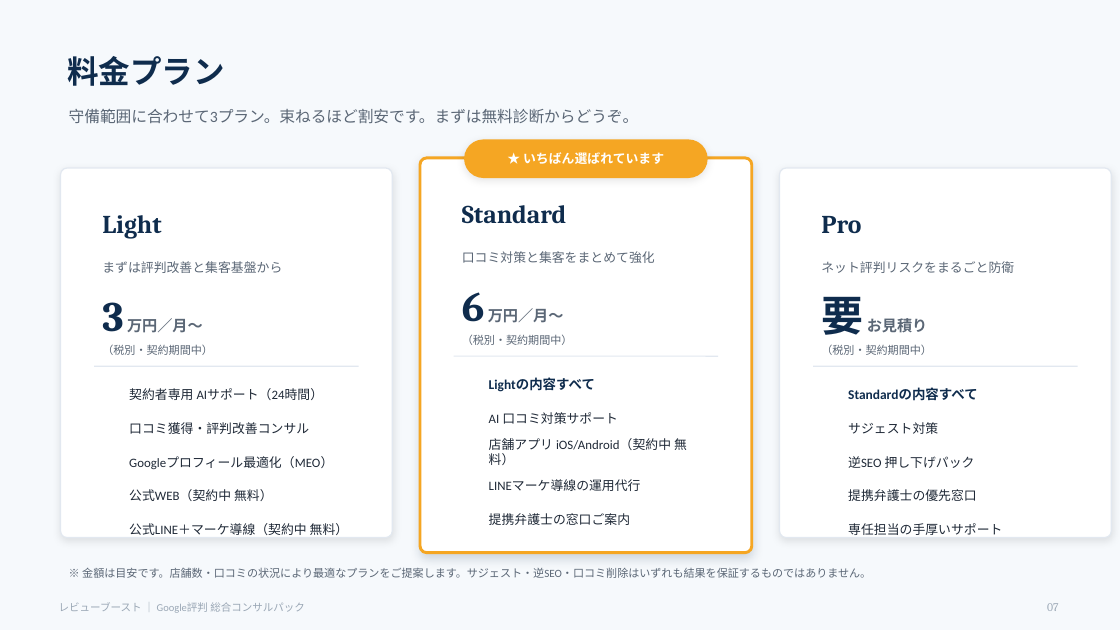
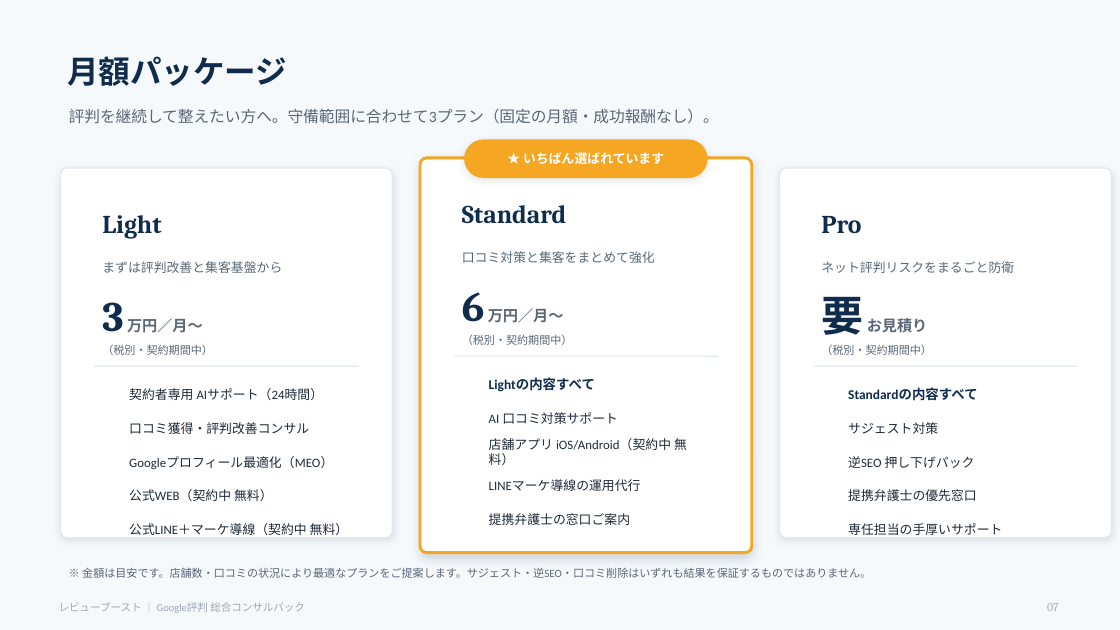
Before and after one commit to kimito-link/removal, a slide deck: slide 7 of Google評判総合コンサルパック_提案書.pptx. Drawn at 1120x630 pixels with LibreOffice and Linux fonts; fonts in the diff are those of the drawing; background and template pictures are left out. Boxes give left, top, right and bottom in pixels: in the first picture for what was removed or moved away, otherwise in the second. Text is boxed around its words. In the diff, an @@ line names an element or a change of style, - is before the commit and + after.

```diff
--- a/Google評判総合コンサルパック_提案書.pptx
+++ b/Google評判総合コンサルパック_提案書.pptx
@@ text at bbox=[67, 56, 287, 86]: text changed @@
-料金プラン
+月額パッケージ
@@ text at bbox=[69, 109, 719, 124]: text changed @@
-守備範囲に合わせて3プラン。束ねるほど割安です。まずは無料診断からどうぞ。
+評判を継続して整えたい方へ。守備範囲に合わせて3プラン（固定の月額・成功報酬なし）。
```
Also in this commit, not shown: 2 other slides changed, 1 slide added, 4 other files.
